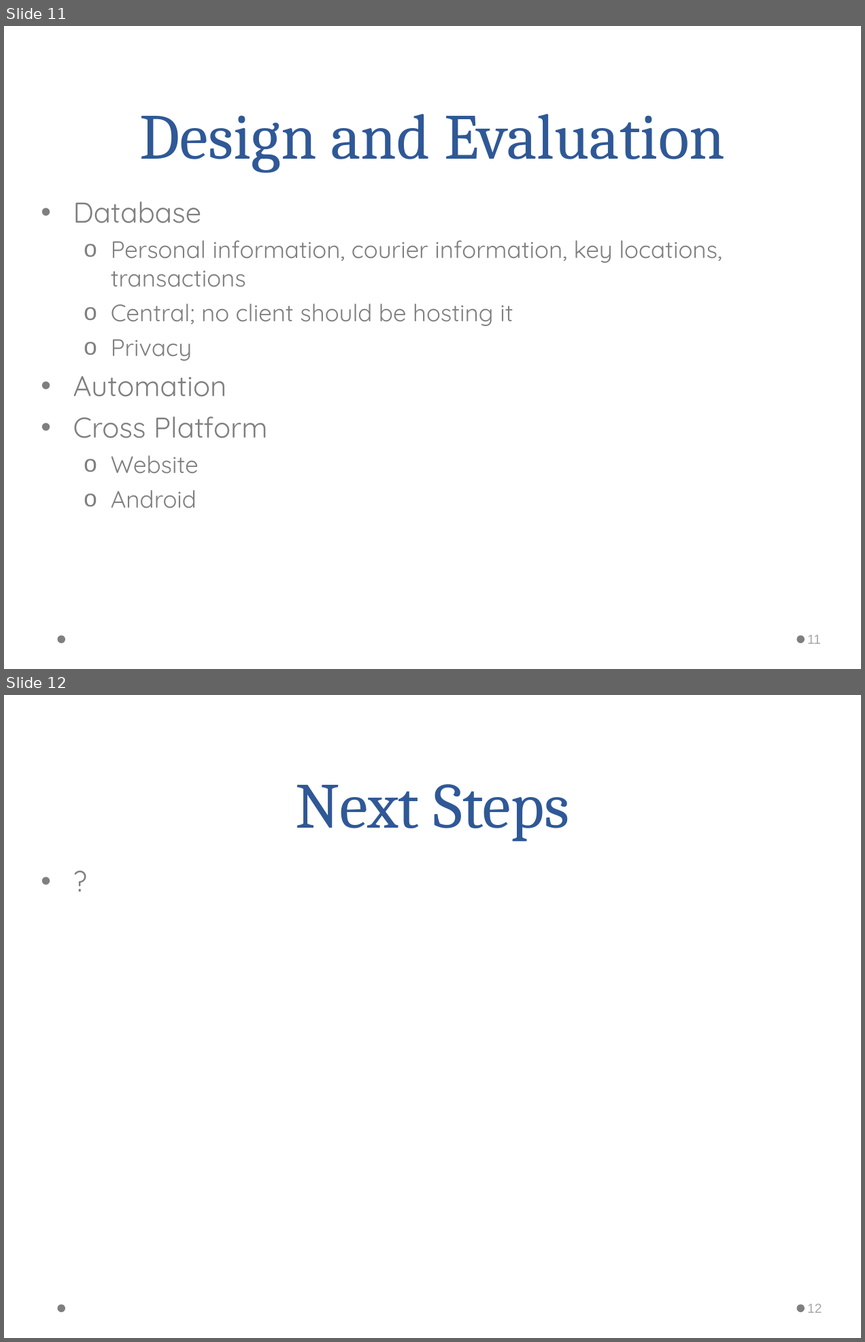
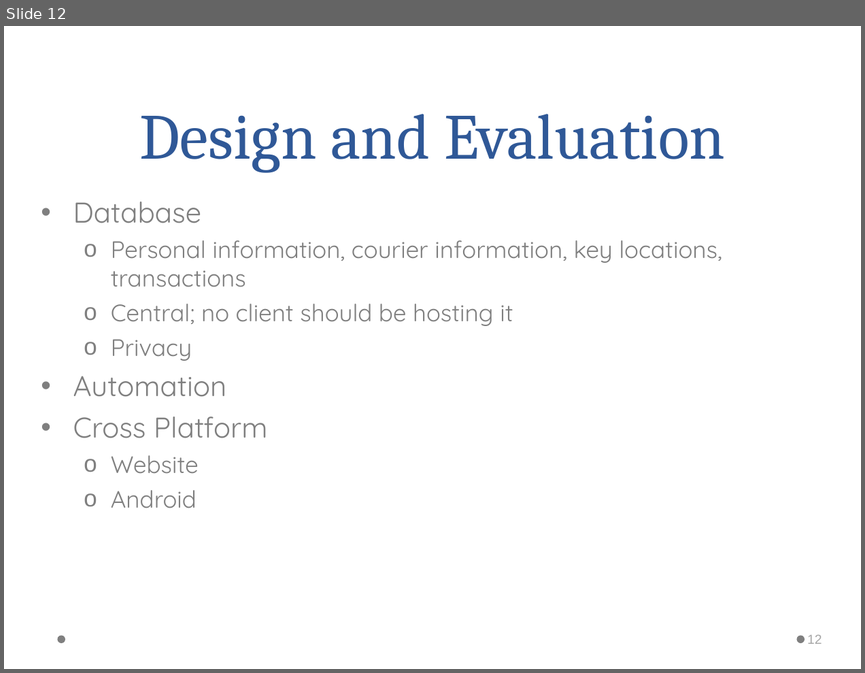
Before and after one commit to japacible/milk-banking-dispatch, a slide deck: presentations/final-presentation.ppt. Shown one above the other, each under a label of ours: slides 11 and 12 before the commit, slide 12 after it. The pictures are 865x1342 and 865x673 pixels, drawn with LibreOffice and Linux fonts; fonts in the diff are those of the drawing; background and template pictures are left out. Boxes give left, top, right and bottom in pixels: in the first picture for what was removed or moved away, otherwise in the second. Text is boxed around its words. In the diff, an @@ line names an element or a change of style, - is before the commit and + after.

Commit message:
mockups and next steps

```diff
--- a/presentations/final-presentation.ppt
+++ b/presentations/final-presentation.ppt
@@ slide 12 removed at bbox=[4, 695, 861, 1338], background picture (left out); not listed: 2 template elements that a slide beside it also shows @@
@@ title removed at bbox=[295, 784, 570, 841] @@
-Next Steps
@@ text removed at bbox=[33, 860, 834, 1338] @@
-• ?
@@ page number removed at bbox=[807, 1304, 821, 1312] @@
-12
@@ what was slide 11 is now slide 12 @@
@@ page number at bbox=[807, 635, 821, 643]: text changed @@
-11
+12
```
Also in this commit, not shown: 2 slides added.
